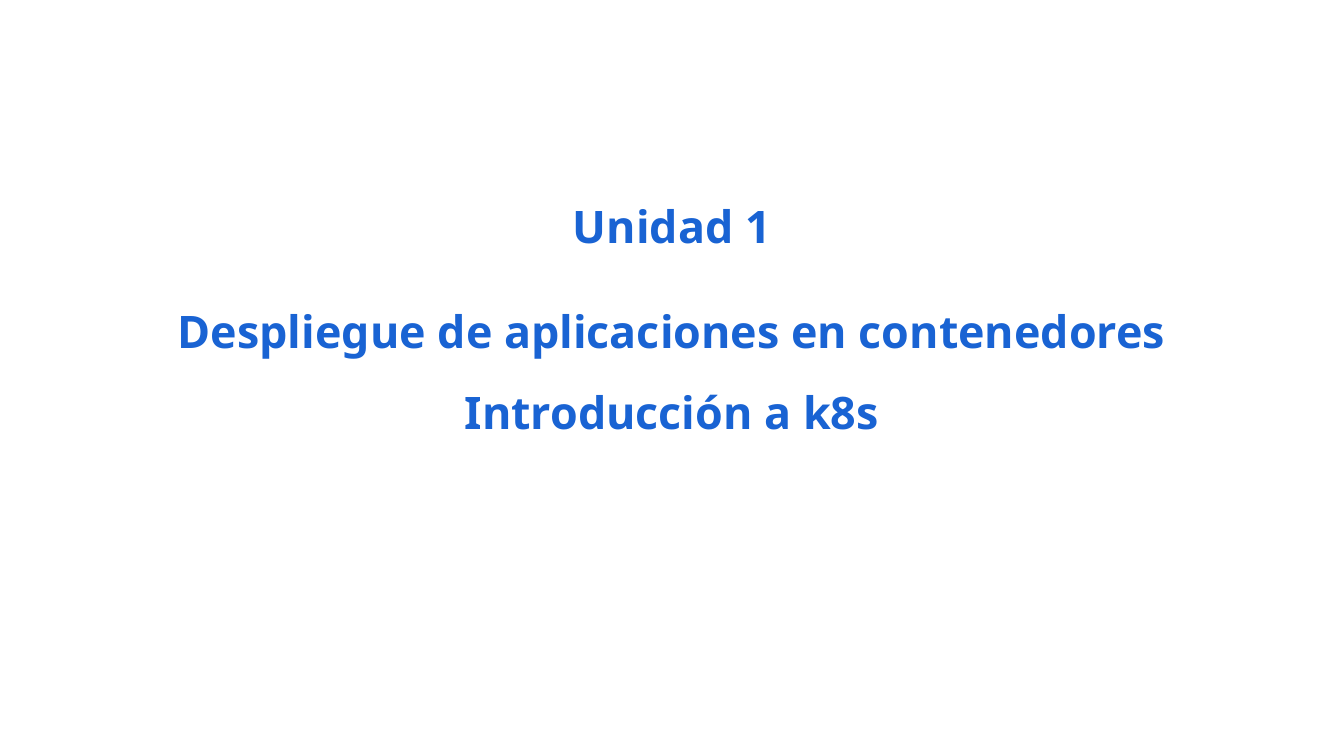
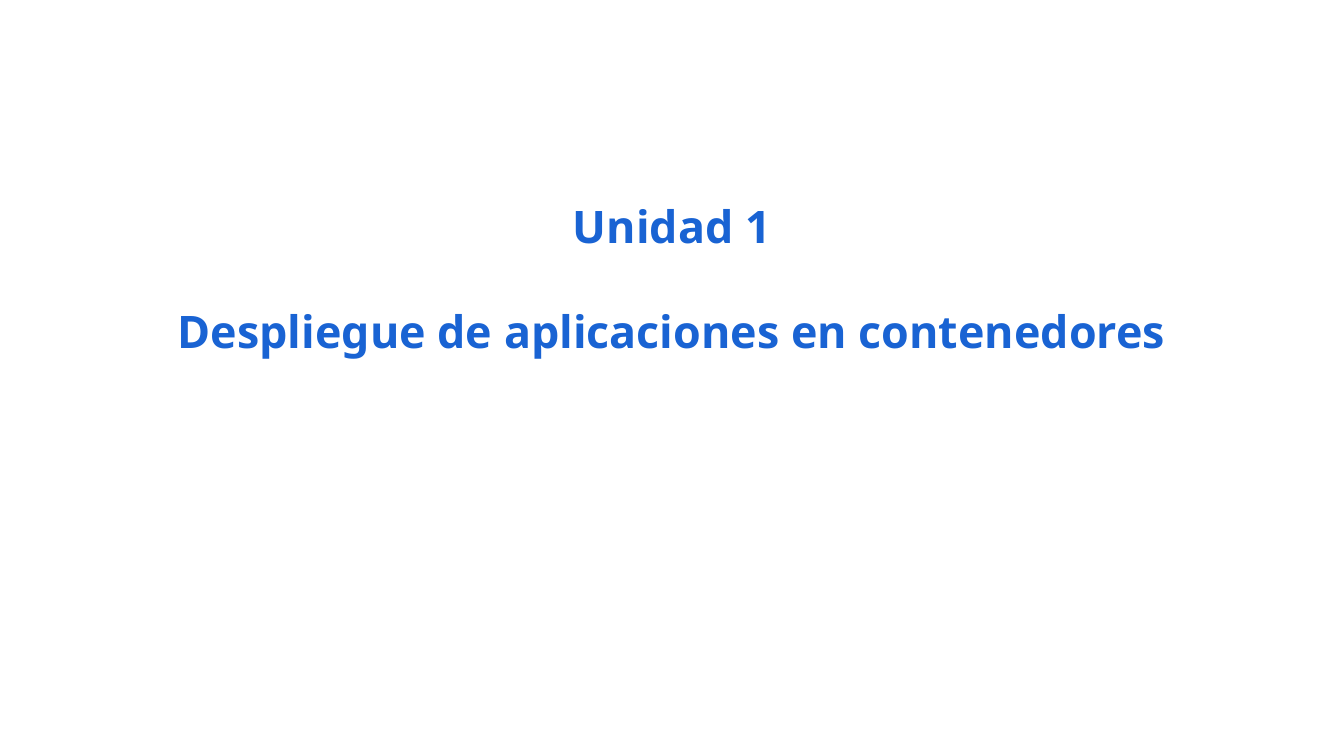
Before and after one commit to iesgn/kubernetes-storm, a slide deck: slide 4 of unidad1/presentacion_unidad1.odp. Drawn at 1344x756 pixels with LibreOffice and Linux fonts; fonts in the diff are those of the drawing. Boxes give left, top, right and bottom in pixels: in the first picture for what was removed or moved away, otherwise in the second. Text is boxed around its words. In the diff, an @@ line names an element or a change of style, - is before the commit and + after.

```diff
--- a/unidad1/presentacion_unidad1.odp
+++ b/unidad1/presentacion_unidad1.odp
@@ text at [178,314,1165,359]: text changed @@
-Despliegue de aplicaciones en contenedores Introducción a k8s
+Despliegue de aplicaciones en contenedores
```
Also in this commit, not shown: 1 other slide changed, 13 slides removed, 42 other files.
